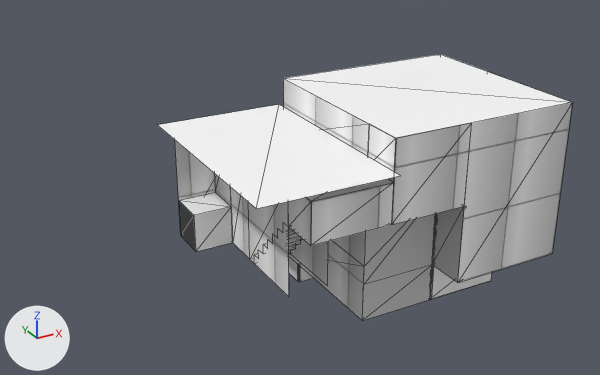
Renders of the glTF model Program/Ψ/Data/StageMap/Area2/Area2.gltf from each side of a commit.
The view is the same before and after, from a 50 mm camera at (-48.1, -62.9, 43.9) aimed at (-9.7, 7.0, 8.9). Lighting does not change. The marker at lower left points along +X, +Y and +Z. Mesh edges are drawn as thin lines. Where no turn or scale is listed for an object, it has been applied to the vertices. Vertices at the same position are counted once.

The first picture shows 'Area2', 'Area2.001'.
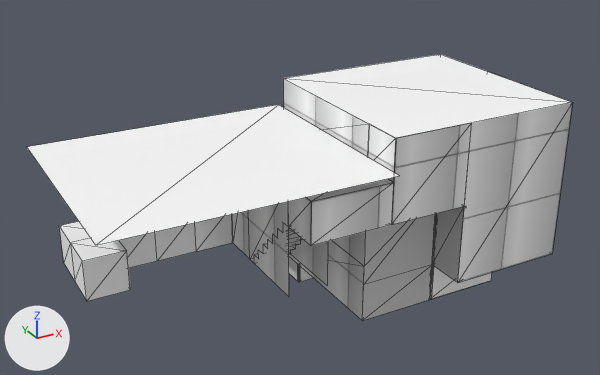
What differs and where, as boxes [x1, y1, x2, y2] in the pictures (600 x 375 px):
'Area2.001', reshaped (53% wider)
    before: [158, 104, 401, 297]
    after: [27, 105, 399, 301]
part 1 of me_grid_001, rebuilt (53% wider, 33% taller)
    before: [158, 104, 401, 209]
    after: [27, 105, 399, 245]
part 2 of me_grid_001, built on
    before: [179, 201, 196, 251]
    after: [59, 221, 196, 301]

Edits to the bpy script that builds the scene:
```text
Change me_grid_001:
    used by ob_area2_001; location = (0.0, 0.0, 0.0)
    remove me_grid_001.from_pydata(...)  # 61 vertices, 68 faces; spans x -23.4..-10.0, y -11.0..10.8, z 5.0..17.0
    add me_grid_001.from_pydata(...)  # 77 vertices, 100 faces; spans x -35.8..-10.0, y -11.0..10.8, z 5.0..17.0
    me_grid_001 part 1: the loose piece of 4 vertices spanning x -23.4..-10.0, y -11.0..10.8, z 17.0 is rebuilt with 4 vertices and now spans x -35.8..-10.1, y -11.0..10.8, z 17.0
    me_grid_001 part 2
    2 faces are deleted
    16 vertices are added at x -34.0..-26.0, y 2.0..10.0, z 5.0..9.0
    26 new faces join them, mat_ground (white #ffffff)
    8 new faces join them, mat_outwall
    remove me_grid_001.materials.append(mat_dark)  # black #353535
```
